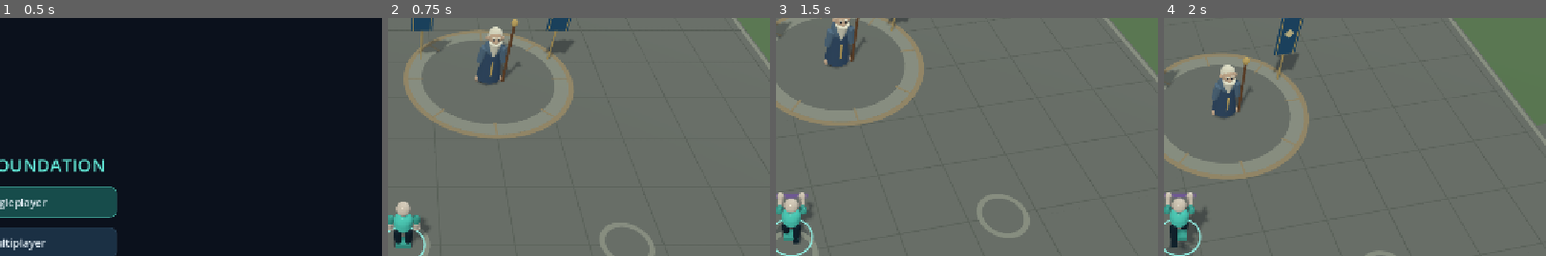
Above: before the commit, frames 1-4 (left to right).
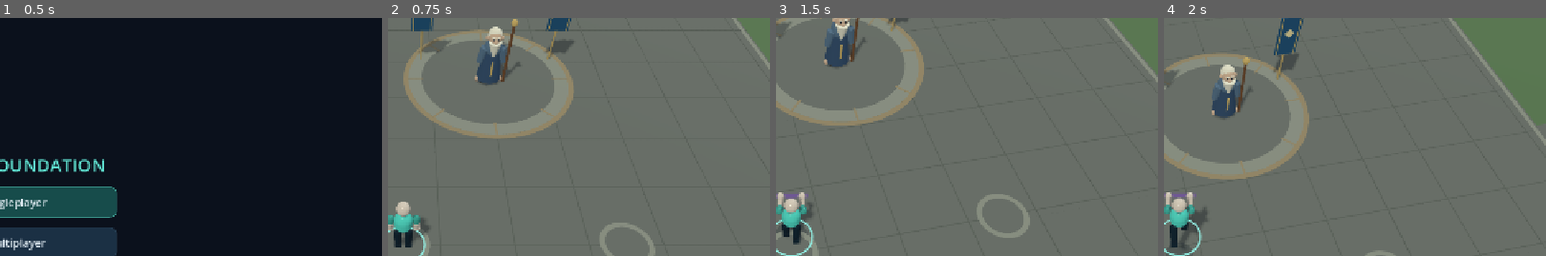
Above: after the commit, the same moments.

Repository: sadprotate/Coop-Foundation
Game: Godot game, scene res://scenes/main.tscn
Same seed, same stepped clock (60 frames per second), same inputs: the game is played once before the commit and once after it. Sound files missing from this copy of the repository are replaced by a short silence.
Inputs (mouse positions are % of the whole screen's width and height, from its top left):
- Up to frame 1 (0.5 s): no input
- Up to frame 2 (0.75 s): click "Singleplayer" at 0.5 s
- Up to frame 3 (1.5 s): tap Enter at 1.25 s; move the mouse to (55, 50) at 1.27 s; hold W (move_forward) from 1.28 s (still down); hold Right mouse button (block) from 1.28 s (still down); click (55, 50) at 1.42 s
- Up to frame 4 (2 s): keep holding W (move_forward); keep holding Right mouse button (block); tap Space (jump) at 1.52 s
The pictures show only the part of the screen within x 48-98%, y 7-57%; the shares and areas given below are measured in that part.

Frame 1 is identical in both runs. In frame 2, 0.1% of the frame differs, in the area x 2-6%, y 92-97%; in frame 3, 0.1%; in frame 4, 0.2%, in the area x 3-8%, y 88-95%.

Commit message:
Fix countdown option updates and remove foot block

Diff:
--- a/game/scripts/combat_arena.gd
+++ b/game/scripts/combat_arena.gd
@@ -497,7 +497,6 @@
 	var skin_material: StandardMaterial3D = _material(Color("e5dbcd"))
 	var dark_material: StandardMaterial3D = _material(Color("263844"))
 	_capsule(model, 0.26, 0.69, Vector3(0, 1.18, 0), body_material)
-	_box(model, Vector3(0.43, 0.22, 0.29), Vector3(0, 0.12, 0), limb_material)
 	_capsule(model, 0.095, 0.16, Vector3(0, 1.56, 0), skin_material)
 	_sphere(model, 0.20, Vector3(0, 1.77, 0), skin_material)
 	for eye_x: float in [-0.067, 0.067]:
--- a/game/scripts/practice_match.gd
+++ b/game/scripts/practice_match.gd
@@ -214,6 +214,8 @@
 	net.room["match"].total_rounds = int(rules.total_rounds)
 	if net.room.get("phase") == "ready_check":
 		net.room["match"].ready_time_left = maxf(0.0, float(net.room["match"].ready_time_left) + float(rules.ready_check_seconds) - float(previous.ready_check_seconds))
+	elif net.room["match"].phase == "countdown":
+		net.room["match"].countdown_time_left = maxf(0.0, float(net.room["match"].countdown_time_left) + float(rules.arena_start_countdown) - float(previous.arena_start_countdown))
 	elif net.room["match"].phase == "round":
 		net.room["match"].time_left = maxf(0.0, float(net.room["match"].time_left) + float(rules.round_duration) - float(previous.round_duration))
 	net.snapshot["match"] = net.room["match"].duplicate(true)
Not shown, changed: server/match.mjs
